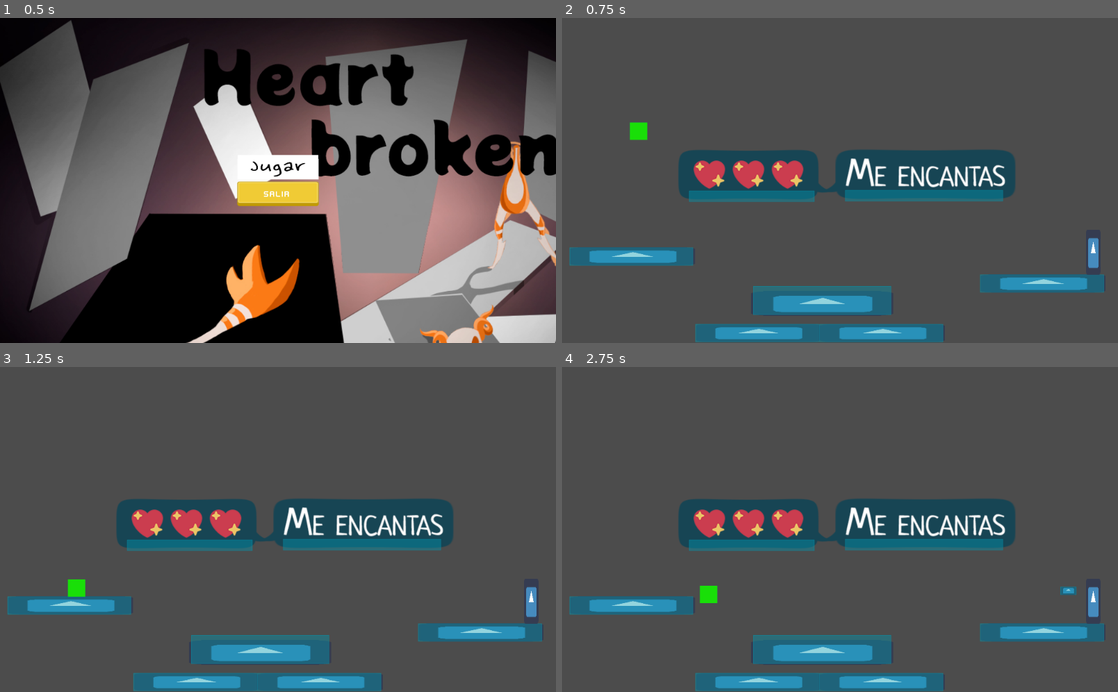
Above: before the commit, frames 1-4 (two rows, left to right).
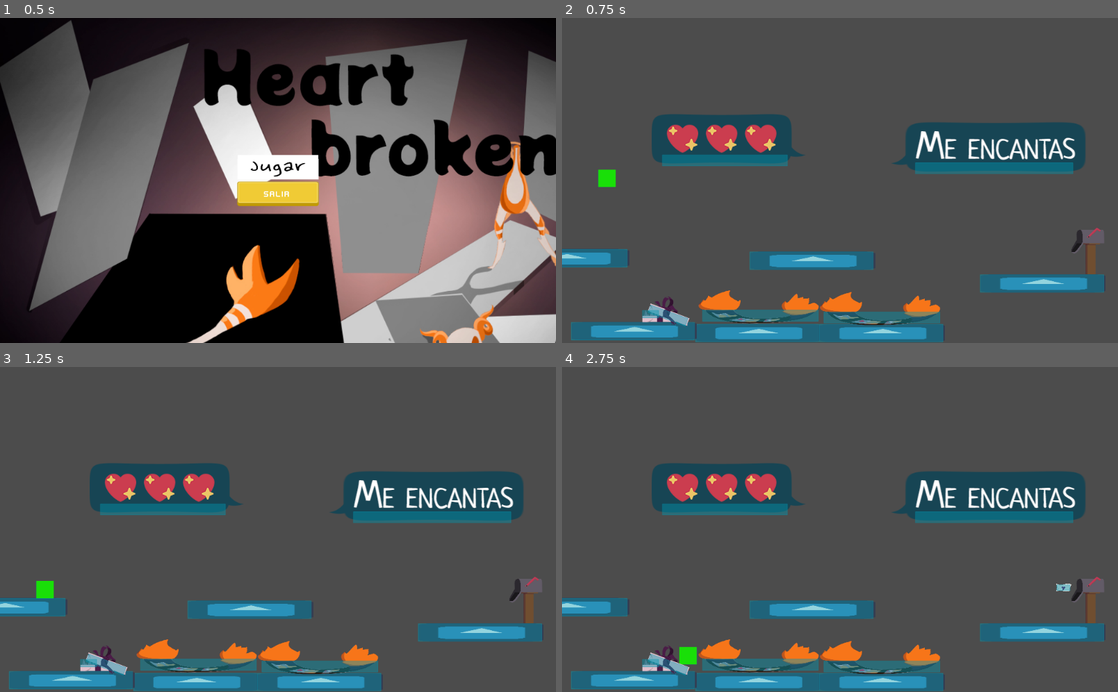
Above: after the commit, the same moments.

Repository: santyarellano/Shattered
Game: Godot game, scene res://Niveles/menuPrincipal.tscn
Same seed, same stepped clock (60 frames per second), same inputs: the game is played once before the commit and once after it. The project has no main scene, so this scene is started directly. The engine's default icon, where the game draws it, is replaced by a stand-in: a white triangle on a blue panel in a dark square.
Inputs (mouse positions are in pixels of both pictures, inside the frame that each line leads up to):
- Up to frame 1 (0.5 s): no input
- Up to frame 2 (0.75 s): click (840, 167) at 0.5 s
- Up to frame 3 (1.25 s): no input
- Up to frame 4 (2.75 s): hold Right (ui_right) from 1.28 s (still down); tap Space (ui_select) at 1.52, 2.27 s

Frame 1 is identical in both runs. In frame 2, 23% of the frame differs, in the area x 0-98%, y 29-100%; in frame 3, 23%; in frame 4, 23%.

Commit message:
agregar imagenes a hazards

Diff:
--- a/Niveles/Playground.tscn
+++ b/Niveles/Playground.tscn
@@ -1,15 +1,16 @@
-[gd_scene load_steps=6 format=2]
+[gd_scene load_steps=7 format=2]
 
 [ext_resource path="res://Obj/bloque pisos/bloquepiso.tscn" type="PackedScene" id=1]
 [ext_resource path="res://Obj/Player/Player.tscn" type="PackedScene" id=2]
 [ext_resource path="res://Obj/Hazards/BurningPhotos.tscn" type="PackedScene" id=3]
 [ext_resource path="res://Obj/Hazards/Messages.tscn" type="PackedScene" id=4]
 [ext_resource path="res://Obj/Hazards/Mailbox.tscn" type="PackedScene" id=5]
+[ext_resource path="res://Obj/Hazards/Gift.tscn" type="PackedScene" id=6]
 
 [node name="Playground" type="Node"]
 
 [node name="StaticBody2D" parent="." instance=ExtResource( 1 )]
-position = Vector2( 124.115, 439.18 )
+position = Vector2( 2.88937, 442.548 )
 scale = Vector2( 7, 1 )
 
 [node name="StaticBody2D2" parent="." instance=ExtResource( 1 )]
@@ -20,23 +21,39 @@
 position = Vector2( 356.011, 580.696 )
 scale = Vector2( 7, 1 )
 
+[node name="StaticBody2D5" parent="." instance=ExtResource( 1 )]
+position = Vector2( 127.029, 577.328 )
+scale = Vector2( 7, 1 )
+
+[node name="StaticBody2D6" parent="." instance=ExtResource( 1 )]
+position = Vector2( 455.91, 447.123 )
+scale = Vector2( 7, 1 )
+
 [node name="StaticBody2D4" parent="." instance=ExtResource( 1 )]
 position = Vector2( 584.457, 580.82 )
 scale = Vector2( 7, 1 )
 
 [node name="Player" parent="." instance=ExtResource( 2 )]
-position = Vector2( 140.932, 190.306 )
+position = Vector2( 82.5642, 277.858 )
 jump_power = -500
 
 [node name="BurningPhotos" parent="." instance=ExtResource( 3 )]
-position = Vector2( 479.284, 526.982 )
-scale = Vector2( 2.04984, 0.3525 )
+position = Vector2( 360.793, 533.289 )
+scale = Vector2( 0.659668, 0.235502 )
+
+[node name="BurningPhotos2" parent="." instance=ExtResource( 3 )]
+position = Vector2( 584.471, 536.653 )
+scale = Vector2( 0.659668, 0.235502 )
 
 [node name="Messages" parent="." instance=ExtResource( 4 )]
-position = Vector2( 354.384, 290.167 )
+position = Vector2( 304.996, 223.941 )
 
 [node name="Messages2" parent="." instance=ExtResource( 4 )]
-position = Vector2( 658.821, 288.977 )
+position = Vector2( 787.904, 238.467 )
 
 [node name="Mailbox" parent="." instance=ExtResource( 5 )]
-position = Vector2( 978.463, 432.341 )
+position = Vector2( 968.341, 429.405 )
+scale = Vector2( 0.196552, 0.199856 )
+
+[node name="Gift" parent="." instance=ExtResource( 6 )]
+position = Vector2( 191.166, 540.606 )
--- a/Obj/Hazards/BurningPhotos.tscn
+++ b/Obj/Hazards/BurningPhotos.tscn
@@ -1,6 +1,6 @@
 [gd_scene load_steps=4 format=2]
 
-[ext_resource path="res://icon.png" type="Texture" id=1]
+[ext_resource path="res://Img/Hazards/fotos.png" type="Texture" id=1]
 
 [sub_resource type="SpriteFrames" id=1]
 animations = [ {
@@ -11,14 +11,17 @@
 } ]
 
 [sub_resource type="RectangleShape2D" id=2]
-extents = Vector2( 61.8829, 73.9831 )
+extents = Vector2( 161.557, 43.6883 )
 
 [node name="BurningPhotos" type="AnimatedSprite"]
-position = Vector2( 520.906, 289.323 )
-scale = Vector2( 2.68161, 0.461141 )
+scale = Vector2( 1, 0.4 )
 frames = SubResource( 1 )
 
 [node name="FireArea" type="Area2D" parent="."]
+position = Vector2( 6.93942, 84.8116 )
+__meta__ = {
+"_edit_group_": true
+}
 
 [node name="Trigger" type="CollisionShape2D" parent="FireArea"]
 position = Vector2( 0, -15.4905 )
--- /dev/null
+++ b/Obj/Hazards/Gift.tscn
@@ -0,0 +1,25 @@
+[gd_scene load_steps=4 format=2]
+
+[ext_resource path="res://Img/Hazards/regalo.png" type="Texture" id=1]
+
+[sub_resource type="RectangleShape2D" id=1]
+extents = Vector2( 14.932, 6.93436 )
+
+[sub_resource type="RectangleShape2D" id=2]
+extents = Vector2( 36.6259, 7.51276 )
+
+[node name="Gift" type="RigidBody2D"]
+mode = 1
+
+[node name="Sprite" type="Sprite" parent="."]
+scale = Vector2( 0.2, 0.2 )
+texture = ExtResource( 1 )
+
+[node name="CollisionShape2D" type="CollisionShape2D" parent="."]
+position = Vector2( -28.0656, 6.16794 )
+shape = SubResource( 1 )
+
+[node name="CollisionShape2D2" type="CollisionShape2D" parent="."]
+position = Vector2( 4.15243, 8.66001 )
+rotation = 0.349066
+shape = SubResource( 2 )
--- a/Obj/Hazards/Letter.tscn
+++ b/Obj/Hazards/Letter.tscn
@@ -1,10 +1,10 @@
 [gd_scene load_steps=4 format=2]
 
-[ext_resource path="res://icon.png" type="Texture" id=1]
+[ext_resource path="res://Img/Hazards/carta.png" type="Texture" id=1]
 [ext_resource path="res://Obj/Hazards/Letter.gd" type="Script" id=2]
 
 [sub_resource type="RectangleShape2D" id=1]
-extents = Vector2( 14.2551, 7.37267 )
+extents = Vector2( 12.1557, 5.50566 )
 
 [node name="Letter" type="RigidBody2D"]
 collision_mask = 0
@@ -12,7 +12,8 @@
 script = ExtResource( 2 )
 
 [node name="Sprite" type="Sprite" parent="."]
-scale = Vector2( 0.227405, 0.118303 )
+position = Vector2( 0.64891, -0.176973 )
+scale = Vector2( 0.0679135, 0.054773 )
 texture = ExtResource( 1 )
 
 [node name="CollisionShape2D" type="CollisionShape2D" parent="."]
--- a/Obj/Hazards/Mailbox.tscn
+++ b/Obj/Hazards/Mailbox.tscn
@@ -1,6 +1,6 @@
 [gd_scene load_steps=5 format=2]
 
-[ext_resource path="res://icon.png" type="Texture" id=1]
+[ext_resource path="res://Img/Hazards/buzon.png" type="Texture" id=1]
 [ext_resource path="res://Obj/Hazards/Mailbox.gd" type="Script" id=2]
 [ext_resource path="res://Obj/Hazards/Letter.tscn" type="PackedScene" id=3]
 
@@ -13,13 +13,13 @@
 } ]
 
 [node name="Mailbox" type="AnimatedSprite"]
-scale = Vector2( 0.21467, 0.646788 )
+scale = Vector2( 0.3, 0.3 )
 frames = SubResource( 1 )
 script = ExtResource( 2 )
 Letter = ExtResource( 3 )
 
 [node name="LetterSpawn" type="Node2D" parent="."]
-position = Vector2( -59.7393, -29.722 )
+position = Vector2( -59.7393, -110.658 )
 
 [node name="LetterTimer" type="Timer" parent="."]
 wait_time = 2.0
--- a/Obj/Hazards/Messages.gd
+++ b/Obj/Hazards/Messages.gd
@@ -27,3 +27,8 @@
 		$CollisionShape2D.position = Vector2(-5, 39)
 	else:
 		$CollisionShape2D.position = Vector2(8, 39)
+
+
+
+func _on_Messages_body_entered(body):
+	print(body.get_name())
--- a/Obj/Hazards/Messages.tscn
+++ b/Obj/Hazards/Messages.tscn
@@ -1,33 +1,33 @@
 [gd_scene load_steps=11 format=2]
 
-[ext_resource path="res://Img/Mensajes/te amo.png" type="Texture" id=1]
-[ext_resource path="res://Img/Mensajes/me encantas.png" type="Texture" id=2]
-[ext_resource path="res://Img/Mensajes/emoji corazon.png" type="Texture" id=3]
-[ext_resource path="res://Img/Mensajes/uwu.png" type="Texture" id=4]
-[ext_resource path="res://Img/Mensajes/corazon.png" type="Texture" id=5]
-[ext_resource path="res://Img/Mensajes/te extraño.png" type="Texture" id=6]
-[ext_resource path="res://Img/Mensajes/emoji.png" type="Texture" id=7]
-[ext_resource path="res://Img/Mensajes/changos.png" type="Texture" id=8]
+[ext_resource path="res://Img/Hazards/Mensajes/corazon.png" type="Texture" id=1]
+[ext_resource path="res://Img/Hazards/Mensajes/emoji corazon.png" type="Texture" id=2]
+[ext_resource path="res://Img/Hazards/Mensajes/te amo.png" type="Texture" id=3]
+[ext_resource path="res://Img/Hazards/Mensajes/te extraño.png" type="Texture" id=4]
+[ext_resource path="res://Img/Hazards/Mensajes/emoji.png" type="Texture" id=5]
+[ext_resource path="res://Img/Hazards/Mensajes/me encantas.png" type="Texture" id=6]
+[ext_resource path="res://Img/Hazards/Mensajes/uwu.png" type="Texture" id=7]
+[ext_resource path="res://Img/Hazards/Mensajes/changos.png" type="Texture" id=8]
 [ext_resource path="res://Obj/Hazards/Messages.gd" type="Script" id=9]
 
 [sub_resource type="SpriteFrames" id=1]
 animations = [ {
-"frames": [ ExtResource( 7 ) ],
+"frames": [ ExtResource( 5 ) ],
 "loop": true,
 "name": "emoji",
 "speed": 5.0
 }, {
-"frames": [ ExtResource( 2 ) ],
+"frames": [ ExtResource( 6 ) ],
 "loop": true,
 "name": "me_encantas",
 "speed": 5.0
 }, {
-"frames": [ ExtResource( 3 ) ],
+"frames": [ ExtResource( 2 ) ],
 "loop": true,
 "name": "emoji_corazon",
 "speed": 5.0
 }, {
-"frames": [ ExtResource( 1 ) ],
+"frames": [ ExtResource( 3 ) ],
 "loop": true,
 "name": "te_amo",
 "speed": 5.0
@@ -37,17 +37,17 @@
 "name": "changos",
 "speed": 5.0
 }, {
-"frames": [ ExtResource( 6 ) ],
+"frames": [ ExtResource( 4 ) ],
 "loop": true,
 "name": "te_extraño",
 "speed": 5.0
 }, {
-"frames": [ ExtResource( 4 ) ],
+"frames": [ ExtResource( 7 ) ],
 "loop": true,
 "name": "uwu",
 "speed": 5.0
 }, {
-"frames": [ ExtResource( 5 ) ],
+"frames": [ ExtResource( 1 ) ],
 "loop": true,
 "name": "corazon",
 "speed": 5.0
@@ -66,3 +66,4 @@
 animation = "uwu"
 
 [node name="CollisionShape2D" type="CollisionShape2D" parent="."]
+[connection signal="body_entered" from="." to="." method="_on_Messages_body_entered"]
Renamed: Img/Mensajes/changos.png -> Img/Hazards/Mensajes/changos.png
Not shown, changed: Img/Hazards/Mensajes/changos.png.import
Renamed: Img/Mensajes/corazon.png -> Img/Hazards/Mensajes/corazon.png
Not shown, changed: Img/Hazards/Mensajes/corazon.png.import
Renamed: Img/Mensajes/emoji corazon.png -> Img/Hazards/Mensajes/emoji corazon.png
Not shown, changed: Img/Hazards/Mensajes/emoji corazon.png.import
Renamed: Img/Mensajes/emoji.png -> Img/Hazards/Mensajes/emoji.png
Not shown, changed: Img/Hazards/Mensajes/emoji.png.import
Renamed: Img/Mensajes/me encantas.png -> Img/Hazards/Mensajes/me encantas.png
Not shown, added: Img/Hazards/Mensajes/me encantas.png.import
Renamed: Img/Mensajes/te amo.png -> Img/Hazards/Mensajes/te amo.png
Not shown, added: Img/Hazards/Mensajes/te amo.png.import
(and 12 more such lines)
